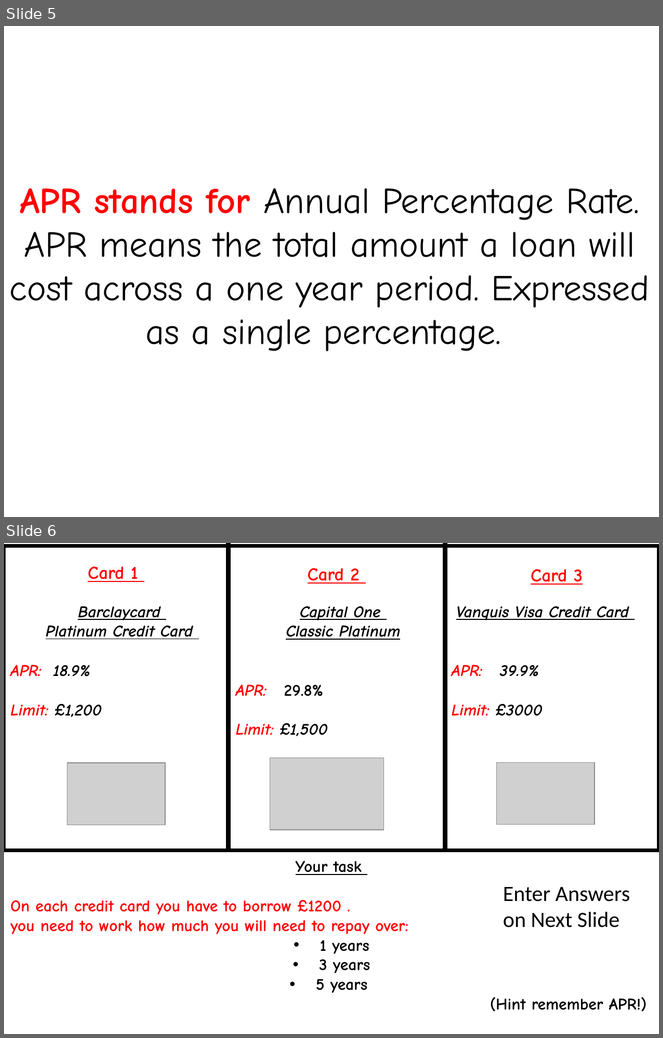
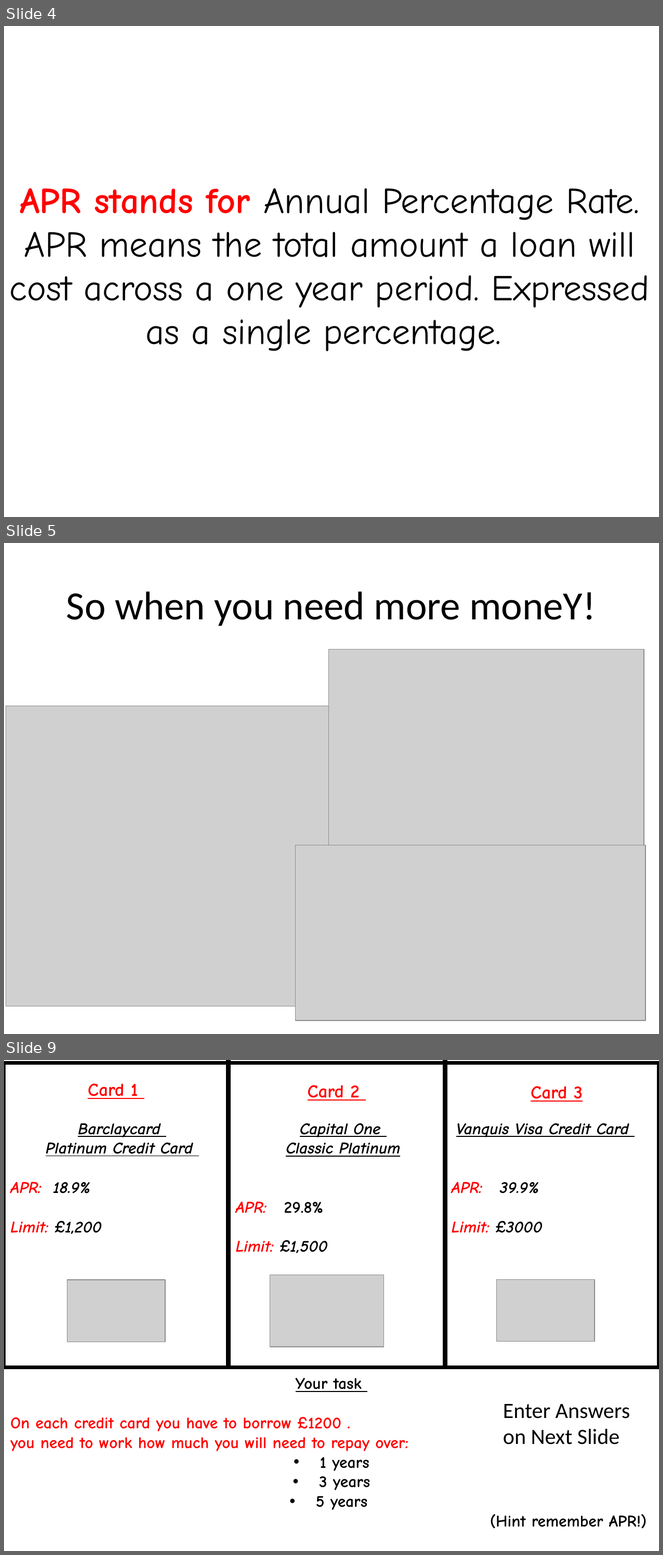
Before and after one commit to paulcockram7/paulcockram7.github.io, a slide deck: 15finance/02 Credit Cards.pptx. Shown one above the other, each under a label of ours: slides 5 and 6 before the commit, slides 4, 5 and 9 after it; the slides between them are not shown. The pictures are 663x1038 and 663x1555 pixels, drawn with LibreOffice and Linux fonts; fonts in the diff are those of the drawing; grey boxes stand for pictures. Boxes give left, top, right and bottom in pixels: in the first picture for what was removed or moved away, otherwise in the second. Text is boxed around its words. In the diff, an @@ line names an element or a change of style, - is before the commit and + after.

```diff
--- a/15finance/02 Credit Cards.pptx
+++ b/15finance/02 Credit Cards.pptx
@@ slide 5 added at bbox=[4, 543, 659, 1034], background #FFFFFF @@
@@ title added at bbox=[66, 591, 596, 626], 44 pt, text #000000 @@
+So when you need more moneY!
@@ picture added at bbox=[329, 649, 644, 885] @@
@@ picture added at bbox=[6, 706, 406, 1007] @@
@@ picture added at bbox=[296, 846, 646, 1021] @@
@@ what was slide 5 is now slide 4 @@
@@ what was slide 6 is now slide 9 @@
```
Also in this commit, not shown: 2 slides changed, 6 other slides added, 1 slide removed, 9 other files.
